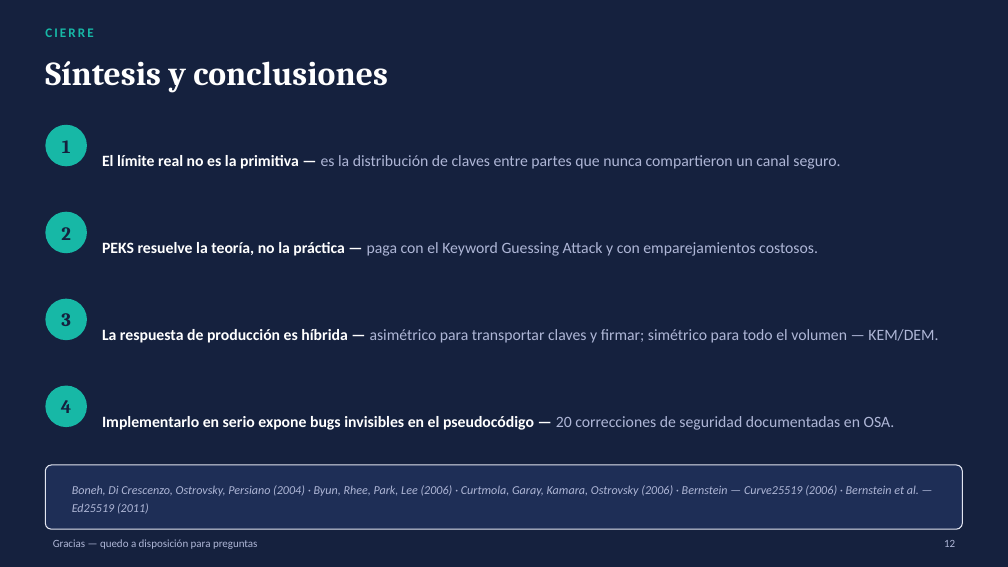
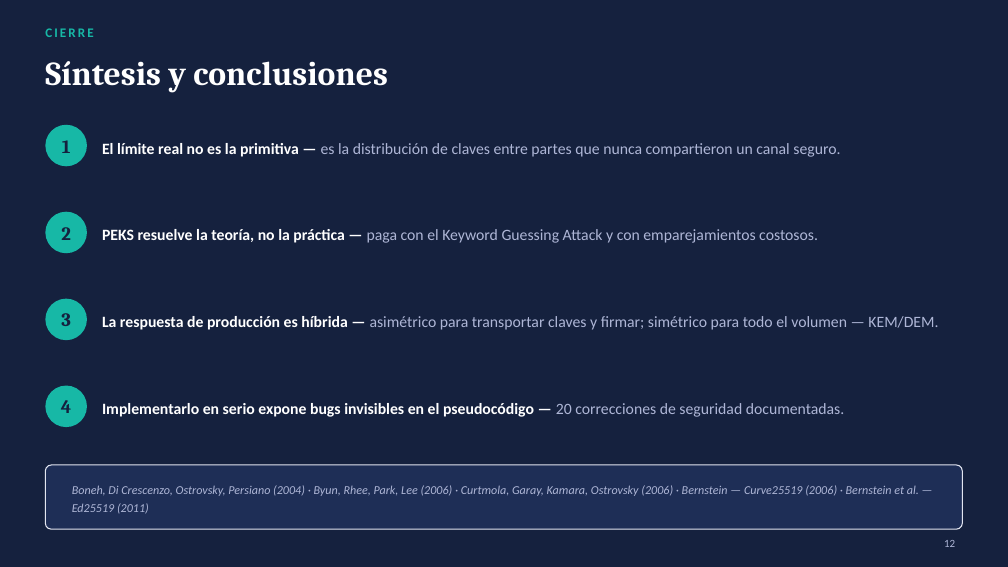
Before and after one commit to hernan2292/resumenes-maestria-en-ciberdefensa, a slide deck: slide 12 of Criptografia Avanzada/sse_cifrado_asimetrico.pptx. Drawn at 1008x567 pixels with LibreOffice and Linux fonts; fonts in the diff are those of the drawing. Boxes give left, top, right and bottom in pixels: in the first picture for what was removed or moved away, otherwise in the second. Text is boxed around its words. In the diff, an @@ line names an element or a change of style, - is before the commit and + after.

Commit message:
Correcciones a presentacion

```diff
--- a/Criptografia Avanzada/sse_cifrado_asimetrico.pptx
+++ b/Criptografia Avanzada/sse_cifrado_asimetrico.pptx
@@ 3 texts moved together from (x1=102, y1=155, x2=938, y2=343) to (x1=102, y1=143, x2=938, y2=330) @@
@@ text at (x1=102, y1=403, x2=845, y2=417): text changed @@
-Implementarlo en serio expone bugs invisibles en el pseudocódigo — 20 correcciones de seguridad documentadas en OSA.
+Implementarlo en serio expone bugs invisibles en el pseudocódigo — 20 correcciones de seguridad documentadas.
@@ text removed at (x1=53, y1=539, x2=258, y2=549) @@
-Gracias — quedo a disposición para preguntas
```
Also in this commit, not shown: 10 other slides changed, 1 other file.
